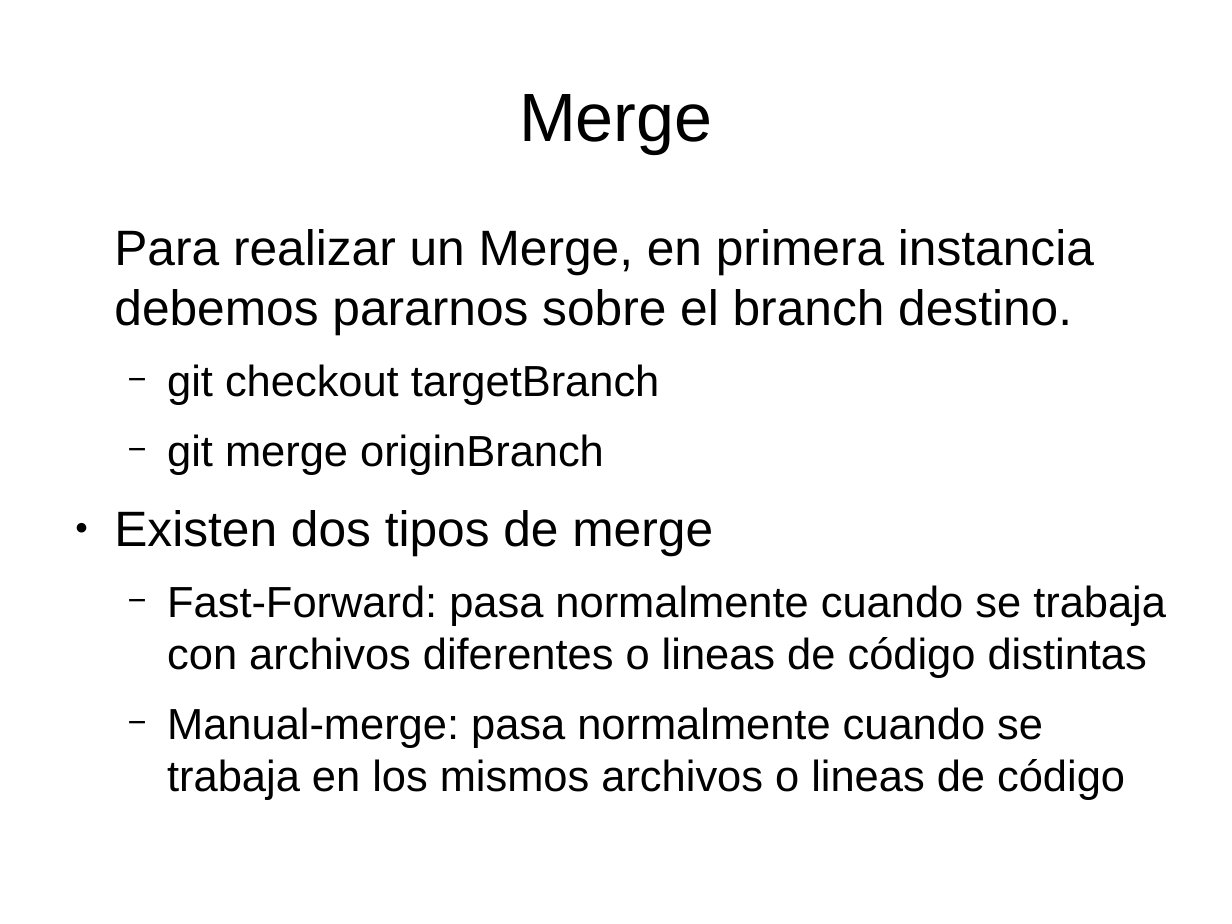
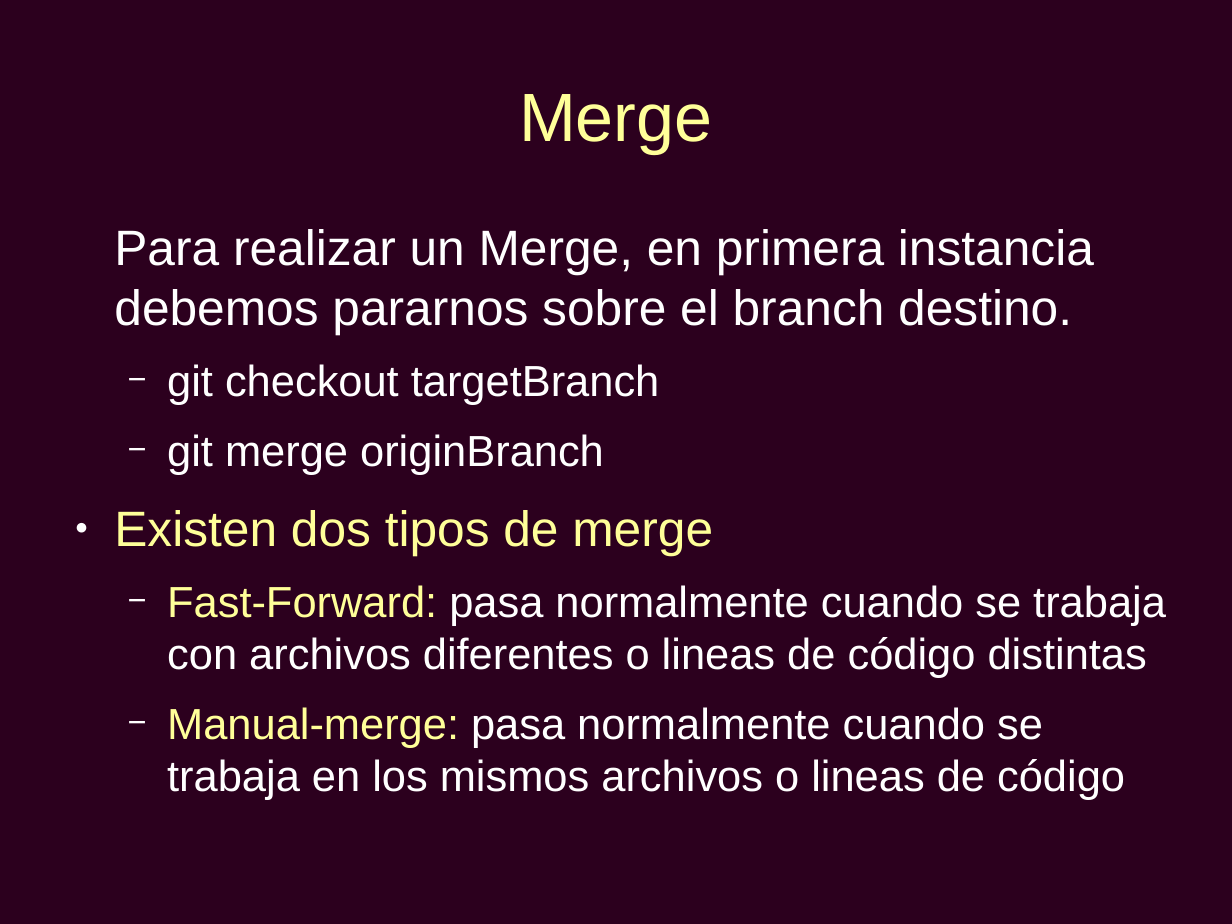
Before and after one commit to fmengoni/cursogit, a slide deck: slide 6 of Presentación git.odp. Drawn at 1232x924 pixels with LibreOffice and Linux fonts; fonts in the diff are those of the drawing. Boxes give left, top, right and bottom in pixels: in the first picture for what was removed or moved away, otherwise in the second. Text is boxed around its words. In the diff, an @@ line names an element or a change of style, - is before the commit and + after.

```diff
--- a/Presentación git.odp
+++ b/Presentación git.odp
@@ background #FFFFFF to #2C001E @@
@@ title "Merge" at bbox=[519, 94, 713, 153]: text colour #000000 to #FFFF99 @@
@@ text "Para realizar un Merge, en ..." at bbox=[114, 229, 1166, 800]: text colour #000000 to #FFFFFF in "Para realizar un Merge, en primera instancia ...", "git checkout targetBranch", "git merge originBranch", "pasa normalmente cuando se trabaja con archivos ..." and 1 more places; text colour #000000 to #FFFF99 in "Existen dos tipos de merge", "Fast-Forward:", "Manual-merge:"; bullet colour #000000 to #FFFFFF @@
```
Also in this commit, not shown: 7 other slides changed.
